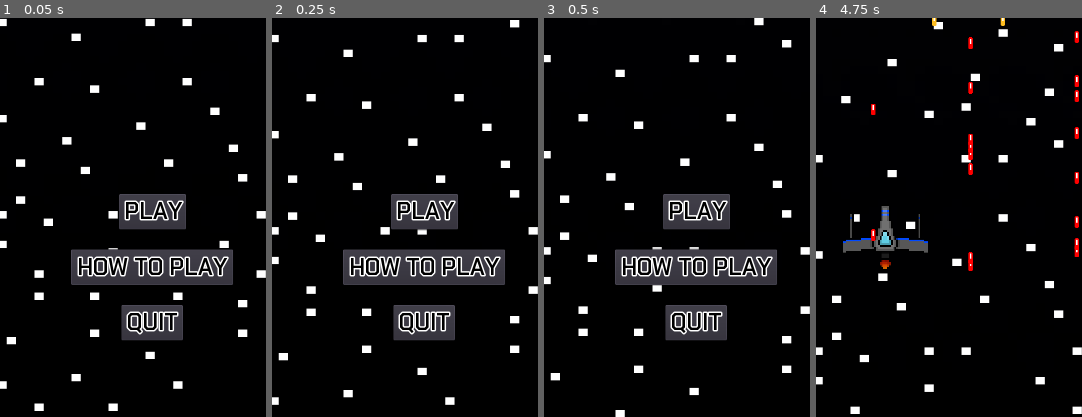
Above: before the commit, frames 1-4 (left to right).
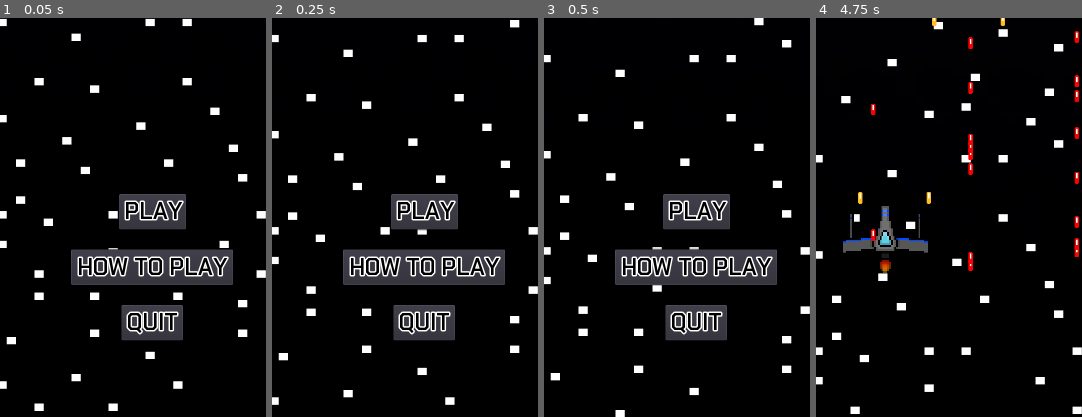
Above: after the commit, the same moments.

Repository: Cecilist/Final-BossFightBulletShooter
Game: Godot game, scene res://src/MainMenu.tscn
Two runs of this game, one before a commit and one after it. Both use one fixed random seed, a clock stepped at 60 frames per second and the inputs below.
Inputs:
- Up to frame 1 (0.05 s): no input
- Up to frame 2 (0.25 s): no input
- Up to frame 3 (0.5 s): no input
- Up to frame 4 (4.75 s): click "PLAY" at 0.5 s; tap Enter (play_game) at 1.25, 2.1, 3.5 s; hold D (move_right) 1.28-2.03 s; hold Space (shoot) 1.28-2.03 s; hold S (move_down) 2.03-2.78 s; tap Space (shoot) at 2.3, 3.8 s; hold D (move_right) 2.78-3.53 s; hold Space (shoot) 2.78-3.53 s; hold W (move_up) 3.53-4.28 s; tap Tab (to_next_screen) at 3.6 s; hold A (move_left) from 4.28 s (still down); hold Space (shoot) from 4.28 s (still down)
The pictures show only the part of the screen within x 21-71%, y 49-99%; the shares and areas given below are measured in that part.

Frames 1-3 are identical in both runs. In frame 4, 0.2% of the frame differs, in the area x 15-44%, y 43-64%.

Commit message:
Allow player to hold the shoot key to shoot continuously

Diff:
--- a/project/src/Player.gd
+++ b/project/src/Player.gd
@@ -6,11 +6,12 @@
 export var player_movement_speed := 250
 
 var player_health_percent := 100.0
-var ship_paused = true
+var ship_paused := true
 
 var _ship_velocity := Vector2(0,0)
 var _remaining_player_health = player_health
 var _player_invulnerable := false
+var _can_shoot := true
 
 
 func _physics_process(_delta) -> void:
@@ -37,8 +38,9 @@
 			_ship_velocity.x = player_movement_speed * -1
 		if Input.is_action_pressed("move_right"):
 			_ship_velocity.x = player_movement_speed
-		if Input.is_action_just_pressed("shoot"):
-			shoot();
+		if Input.is_action_pressed("shoot"):
+			if _can_shoot == true:
+				shoot();
 
 	# If the game is paused, stops playing the sprite's animation
 	if ship_paused == true:
@@ -86,6 +88,8 @@
 	bulletL.global_position = $LeftCannon.global_position
 	get_node("/root/Level").add_child(bulletR)
 	bulletR.global_position = $RightCannon.global_position
+	_can_shoot = false
+	$ShootTimer.start()
 
 
 # Reduces the player's health if they are hit
@@ -101,3 +105,7 @@
 func _on_InvulnerabilityTimer_timeout():
 	_player_invulnerable = false
 	$ShipSprite.play("flying")
+
+
+func _on_ShootTimer_timeout():
+	_can_shoot = true
--- a/project/src/Player.tscn
+++ b/project/src/Player.tscn
@@ -46,6 +46,7 @@
 [node name="ExhaustSprite" type="AnimatedSprite" parent="."]
 frames = SubResource( 1 )
 animation = "flying"
+frame = 1
 playing = true
 
 [node name="ShipSprite" type="AnimatedSprite" parent="."]
@@ -71,5 +72,9 @@
 [node name="InvulnerabilityTimer" type="Timer" parent="."]
 one_shot = true
 
+[node name="ShootTimer" type="Timer" parent="."]
+wait_time = 0.4
+
 [connection signal="area_entered" from="Hitbox" to="." method="_on_Hitbox_area_entered"]
 [connection signal="timeout" from="InvulnerabilityTimer" to="." method="_on_InvulnerabilityTimer_timeout"]
+[connection signal="timeout" from="ShootTimer" to="." method="_on_ShootTimer_timeout"]
